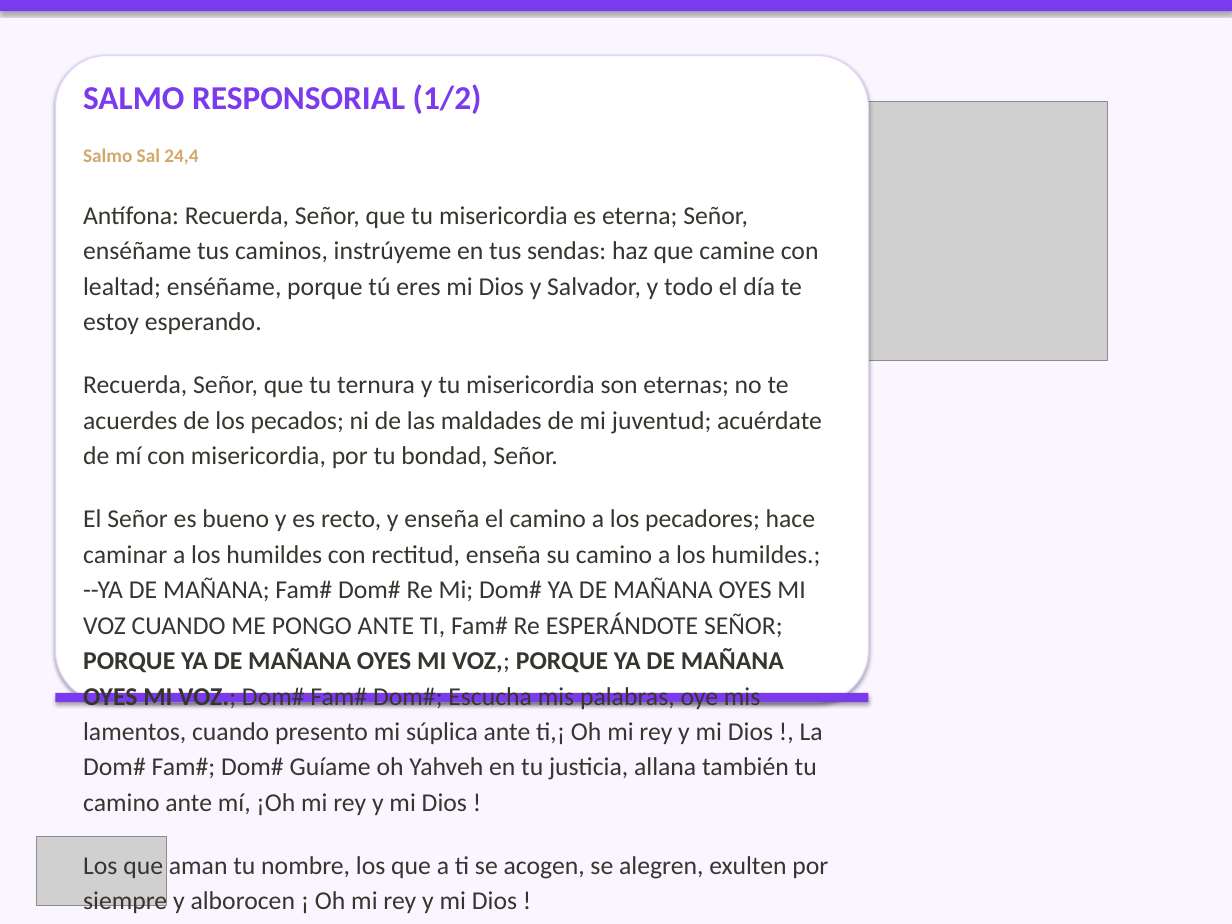
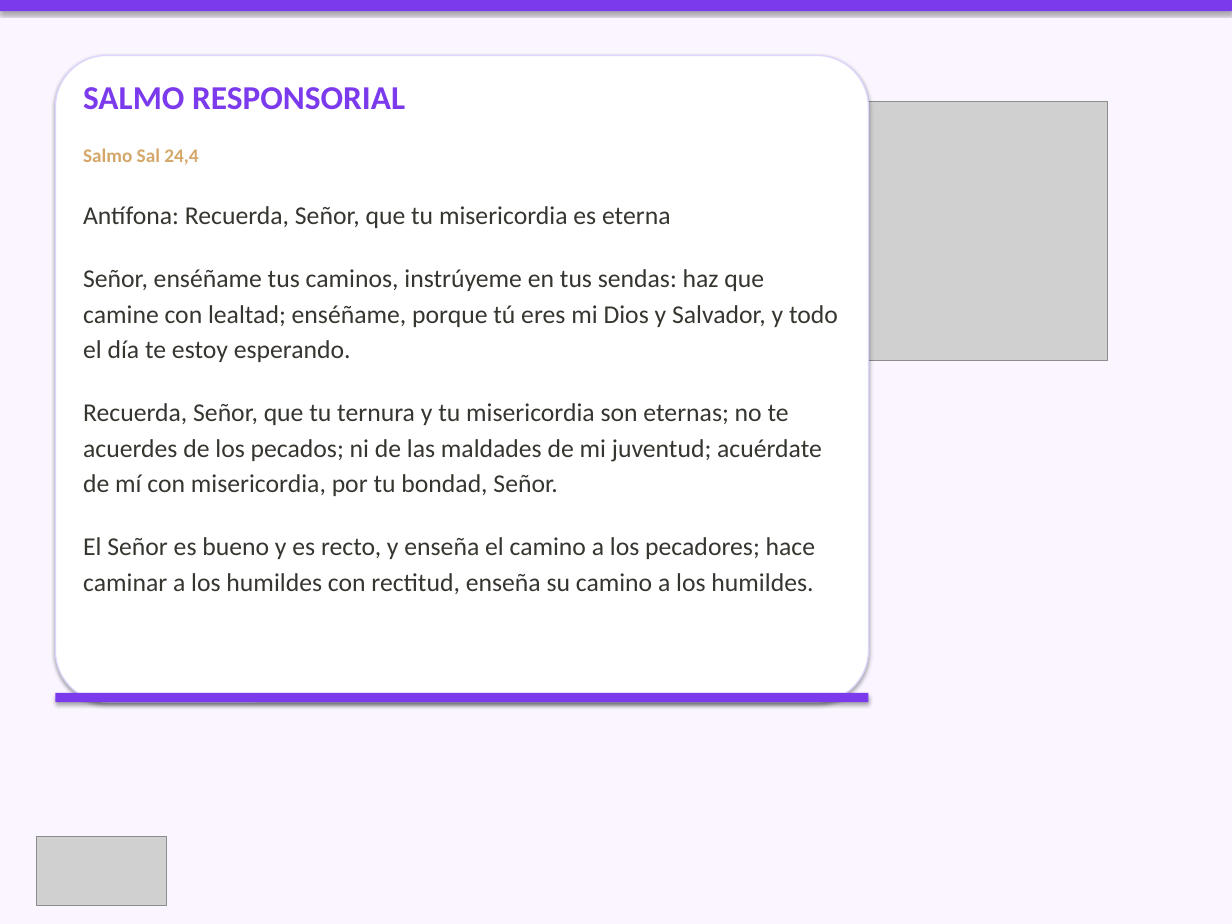
Before and after one commit to CC5M5/CCE-M5, a slide deck: slide 6 of presentaciones_html/2026-09-27_presentacion/2026-09-27_presentacion.pptx. Drawn at 1232x924 pixels with LibreOffice and Linux fonts; fonts in the diff are those of the drawing; grey boxes stand for pictures. Boxes give left, top, right and bottom in pixels: in the first picture for what was removed or moved away, otherwise in the second. Text is boxed around its words. In the diff, an @@ line names an element or a change of style, - is before the commit and + after.

Commit message:
fix(presentacion): asignación manual correcta para 2026-09-27
- Aplica la selección de canciones indicada por el usuario para el XXVI Domingo T.O.
- Entrada, Gloria, Aleluya, Ofertorio, Santo, Paz, Comunión, Canto a María,
  Despedida con canciones concretas.
- Perdón, Salmo y Padre Nuestro se dejan como textos litúrgicos.
- Regenera PPTX fieles, hoja de músicos (PDF) y bundle web.

```diff
--- a/presentaciones_html/2026-09-27_presentacion/2026-09-27_presentacion.pptx
+++ b/presentaciones_html/2026-09-27_presentacion/2026-09-27_presentacion.pptx
@@ text at [83, 87, 405, 109]: text changed @@
-SALMO RESPONSORIAL (1/2)
+SALMO RESPONSORIAL
@@ text at [83, 206, 838, 362]: text changed @@
-Antífona: Recuerda, Señor, que tu misericordia es eterna; Señor, enséñame tus caminos, instrúyeme en tus sendas: haz que camine con lealtad; enséñame, porque tú eres mi Dios y Salvador, y todo el día te estoy esperando.
+Antífona: Recuerda, Señor, que tu misericordia es eterna
+Señor, enséñame tus caminos, instrúyeme en tus sendas: haz que camine con lealtad; enséñame, porque tú eres mi Dios y Salvador, y todo el día te estoy esperando.
@@ text at [83, 537, 815, 594]: text changed @@
-El Señor es bueno y es recto, y enseña el camino a los pecadores; hace caminar a los humildes con rectitud, enseña su camino a los humildes.; --YA DE MAÑANA; Fam# Dom# Re Mi; Dom# YA DE MAÑANA OYES MI VOZ CUANDO ME PONGO ANTE TI, Fam# Re ESPERÁNDOTE SEÑOR; PORQUE YA DE MAÑANA OYES MI VOZ,; PORQUE YA DE MAÑANA OYES MI VOZ.; Dom# Fam# Dom#; Escucha mis palabras, oye mis lamentos, cuando presento mi súplica ante ti,¡ Oh mi rey y mi Dios !, La Dom# Fam#; Dom# Guíame oh Yahveh en tu justicia, allana también tu camino ante mí, ¡Oh mi rey y mi Dios !
-Los que aman tu nombre, los que a ti se acogen, se alegren, exulten por siempre y alborocen ¡ Oh mi rey y mi Dios !
+El Señor es bueno y es recto, y enseña el camino a los pecadores; hace caminar a los humildes con rectitud, enseña su camino a los humildes.
```
Also in this commit, not shown: 3 other slides changed, 9 slides added, 10 slides removed, 7 other files.
